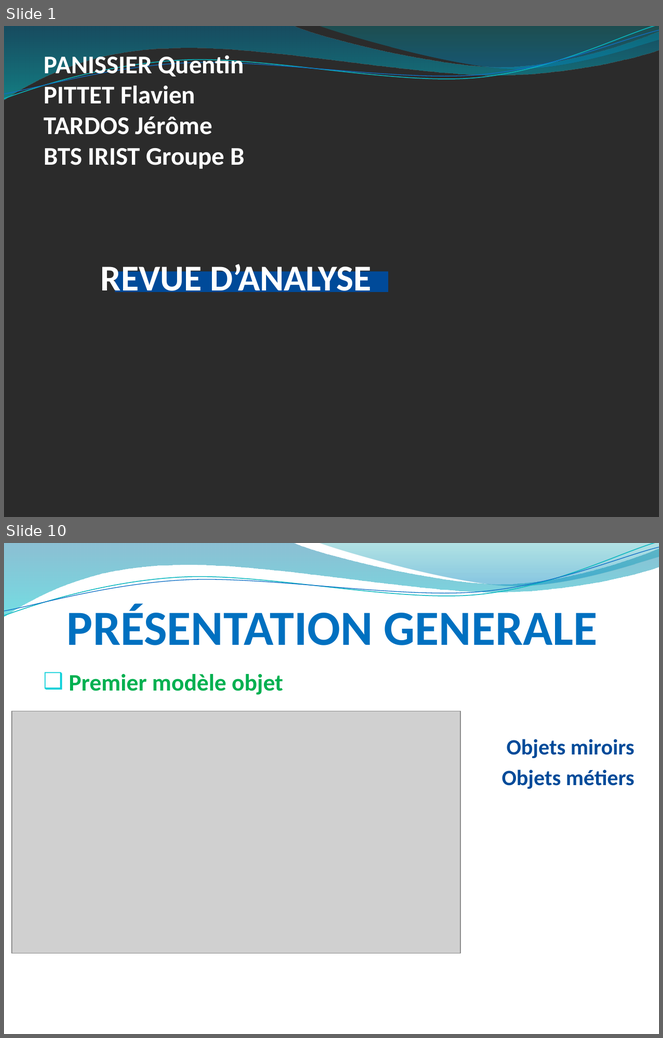
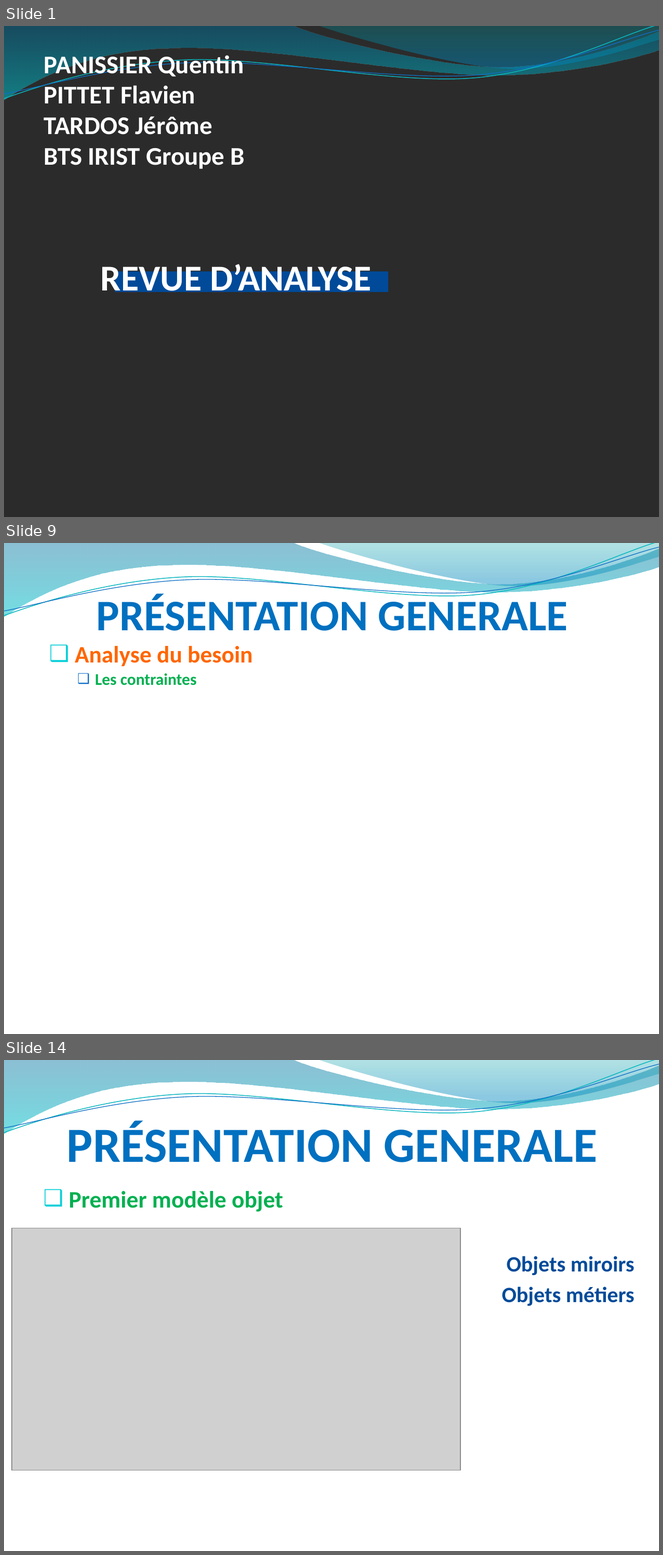
Before and after one commit to hardware/AscenseurPoissons, a slide deck: REVUES/REVUE ANALYSE/RevueAnalysePPT.pptx. Shown one above the other, each under a label of ours: slides 1 and 10 before the commit, slides 1, 9 and 14 after it; the slides between them are not shown. The pictures are 663x1038 and 663x1555 pixels, drawn with LibreOffice and Linux fonts; fonts in the diff are those of the drawing; grey boxes stand for pictures; background and template pictures are left out; a plain dark background stands for a picture behind light text. Boxes give left, top, right and bottom in pixels: in the first picture for what was removed or moved away, otherwise in the second. Text is boxed around its words. In the diff, an @@ line names an element or a change of style, - is before the commit and + after.

```diff
--- a/REVUES/REVUE ANALYSE/RevueAnalysePPT.pptx
+++ b/REVUES/REVUE ANALYSE/RevueAnalysePPT.pptx
@@ slide 9 added at bbox=[4, 543, 659, 1034], background picture (left out); not listed: 4 template elements that a slide beside it also shows @@
@@ title added at bbox=[96, 594, 568, 631], 48 pt, text #0070C0, bold @@
+PRÉSENTATION GENERALE
@@ text added at bbox=[75, 646, 253, 685], 26 pt, text #FF6600, bold @@
+❑ Analyse du besoin
+  ❑ Les contraintes
@@ what was slide 10 is now slide 14 @@
```
Also in this commit, not shown: 8 slides changed, 3 other slides added.
